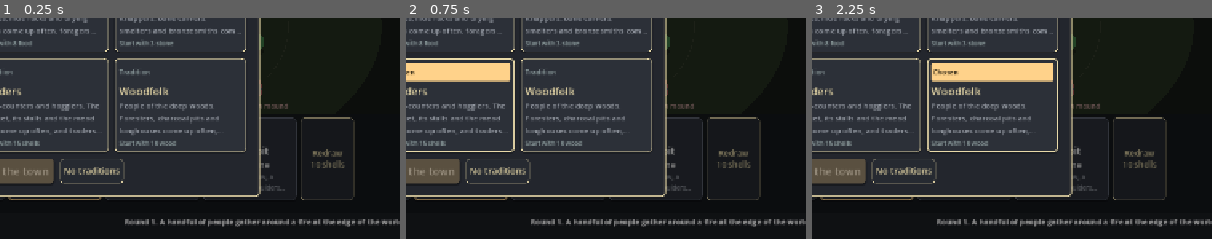
Above: before the commit, frames 1-3 (left to right).
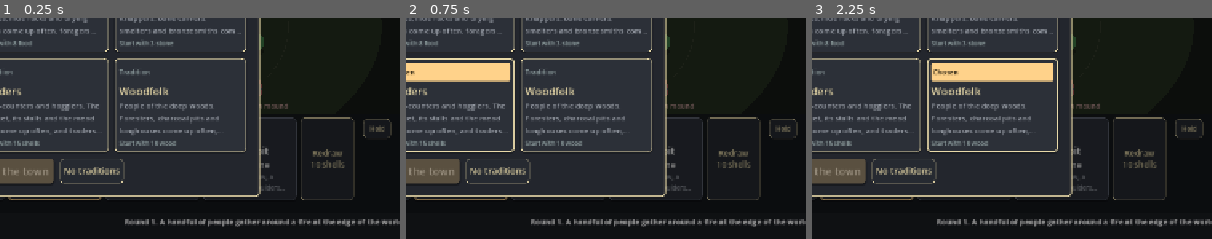
Above: after the commit, the same moments.

Repository: carltonbonks/YourEarthKeepsTurning-CityBuilder
Game: Godot game, scene res://game/main.tscn
The game is run twice, just before and just after one commit, with the same random seed, the same clock (stepped at 60 frames per second) and the same inputs.
Inputs (mouse positions are % of the whole screen's width and height, from its top left):
- Up to frame 1 (0.25 s): no input
- Up to frame 2 (0.75 s): click (43, 71) at 0.5 s, where only the run after the commit has a clickable "Hold"
- Up to frame 3 (2.25 s): click (55, 71) at 1.25 s, where only the run after the commit has a clickable "Hold"; click (67, 71) at 2 s, where only the run after the commit has a clickable "Hold"
The pictures show only the part of the screen within x 45-95%, y 46-96%; the shares and areas given below are measured in that part.

The runs differ from the first frame. In frame 1, 0.2% of the frame differs, in the area x 90-98%, y 45-55%; in frame 2, 0.2%; in frame 3, 0.2%.

Commit message:
Hold a card: keep one building card for the next round's hand
Co-Authored-By: Claude Opus 5.5 (1M context) <noreply@anthropic.com>
Claude-Session: https://claude.ai/code/session_019ud7TmqtA8sfQNrAs3XUv6

Diff:
--- a/game/build_hand_view.gd
+++ b/game/build_hand_view.gd
@@ -114,9 +114,25 @@
 	btn.disabled = not run.hand.can_order(type)
 	UiKit.fade_if_disabled(btn, _why_not(blocked, def["cost"]))
 	btn.pressed.connect(_act.bind(run.hand.order.bind(type)))
+	if kind == "card":
+		_hold_toggle(btn, type)
 	btn.mouse_entered.connect(func() -> void: previewing.emit(type))
 	btn.mouse_exited.connect(func() -> void: previewing.emit(""))
 	return btn
+
+
+## A small Hold button in a dealt card's corner: keeps the card for the next round's hand.
+func _hold_toggle(card: Button, type: String) -> void:
+	var held := run.hand.held == type
+	var toggle := UiKit.primary(Button.new(), 10) if held else UiKit.secondary(Button.new(), 10)
+	toggle.text = "Held" if held else "Hold"
+	toggle.tooltip_text = "Held: this card comes back in next round's hand." if held \
+		else "Keep this card for next round's hand (one card at a time, free)."
+	toggle.set_anchors_and_offsets_preset(Control.PRESET_TOP_RIGHT)
+	toggle.position = Vector2(card.custom_minimum_size.x - 44, 2)
+	toggle.custom_minimum_size = Vector2(40, 18)
+	toggle.pressed.connect(_act.bind(run.hand.hold.bind(type)))
+	card.add_child(toggle)
 
 
 ## Later-age cards beside the buildings: tool sets (a lasting upgrade for one townsfolk group, once
--- a/sim/autoplayer.gd
+++ b/sim/autoplayer.gd
@@ -61,6 +61,24 @@
 	if int(run.stock["shells"]) >= redraw_above and run.hand.can_redraw():
 		run.hand.redraw()
 		_build_pass(run)
+	_hold_card(run)
+
+
+## Holds the dearest card it couldn't pay for, so it comes back next round.
+func _hold_card(run: RunState) -> void:
+	var best := ""
+	var best_cost := 0
+	for card: Dictionary in run.hand.cards:
+		var type: String = card["building"]
+		var cost: Dictionary = run.content.buildings[type]["cost"]
+		var total := 0
+		for good: String in cost:
+			total += int(cost[good])
+		if not run.can_afford(cost) and total > best_cost:
+			best = type
+			best_cost = total
+	if best != "" and run.hand.held != best:
+		run.hand.hold(best)
 
 
 ## Orders a building if a card for it is in hand.
--- a/sim/build_hand.gd
+++ b/sim/build_hand.gd
@@ -13,6 +13,8 @@
 var milestone := {}
 ## Redraws used this round.
 var redraws := 0
+## A card held over to the next round's hand (like freezing the shop in Hearthstone Battlegrounds), or "".
+var held := ""
 
 
 func _init(run_state: RunState) -> void:
@@ -22,7 +24,25 @@
 ## Deals a fresh hand for the round (called as the build phase begins).
 func deal() -> void:
 	redraws = 0
+	var kept := held
+	held = ""
 	_fill(SeededRng.stream(run.run_seed, "build_cards", run.round_number * 10))
+	# A held card comes back on top of the new hand, as long as it can still go up.
+	if kept != "" and eligible(kept) and not cards.any(func(c: Dictionary) -> bool: return c["building"] == kept):
+		cards.append({"building": kept, "need": need(kept), "held": true})
+
+
+## Holds a card in hand over to the next round (one at a time; holding it again lets it go). Free.
+func can_hold(type: String) -> bool:
+	return run.phase == RunState.Phase.BUILD and cards.any(func(c: Dictionary) -> bool: return c["building"] == type)
+
+
+func hold(type: String) -> bool:
+	if not can_hold(type):
+		return false
+	held = "" if held == type else type
+	run.record.note_action({"kind": "hold", "building": type, "held": held == type})
+	return true
 
 
 ## Deals new cards in place of the unused ones, once a round, for shells.
@@ -38,6 +58,9 @@
 	redraws += 1
 	var before := cards.map(func(c: Dictionary) -> String: return c["building"])
 	_fill(SeededRng.stream(run.run_seed, "build_cards", run.round_number * 10 + redraws), before)
+	# A redraw never takes away the held card.
+	if held != "" and not cards.any(func(c: Dictionary) -> bool: return c["building"] == held):
+		cards.append({"building": held, "need": need(held)})
 	run.record.note_action({"kind": "redraw", "cost": redraw_cost()})
 	run.record.note_list("build_hands", {"cards": labels()})
 	return true
@@ -74,6 +97,8 @@
 		return false
 	if run.content.buildings[type].get("basic", false):
 		return true
+	if held == type:
+		held = ""
 	if milestone.get("building", "") == type:
 		milestone = {}
 	else:
--- /dev/null
+++ b/tests/test_hold.gd
@@ -0,0 +1,67 @@
+extends TestCase
+## Holding a building card keeps it for the next round's hand.
+
+
+func _run() -> RunState:
+	var run := RunState.new(Content.load_default(), 4821)
+	run.choose_traditions([])
+	return run
+
+
+func test_a_held_card_comes_back_next_round() -> void:
+	var run := _run()
+	var type: String = run.hand.cards[0]["building"]
+	check(run.hand.hold(type), "a card in hand can be held")
+	check_eq(run.hand.held, type, "it is held")
+	run.round_number += 1
+	run.hand.deal()
+	check(run.hand.cards.any(func(c: Dictionary) -> bool: return c["building"] == type), "it is in the next hand")
+	check_eq(run.hand.held, "", "and no longer held")
+
+
+func test_holding_again_lets_go() -> void:
+	var run := _run()
+	var type: String = run.hand.cards[0]["building"]
+	run.hand.hold(type)
+	run.hand.hold(type)
+	check_eq(run.hand.held, "", "holding twice lets the card go")
+
+
+func test_one_card_at_a_time() -> void:
+	var run := _run()
+	var a: String = run.hand.cards[0]["building"]
+	var b: String = run.hand.cards[1]["building"]
+	run.hand.hold(a)
+	run.hand.hold(b)
+	check_eq(run.hand.held, b, "holding another card swaps the hold")
+
+
+func test_ordering_a_held_card_clears_the_hold() -> void:
+	var run := _run()
+	run.stock["wood"] = 999
+	run.stock["stone"] = 999
+	run.stock["shells"] = 999
+	var type := ""
+	for c: Dictionary in run.hand.cards:
+		if run.hand.can_order(c["building"]):
+			type = c["building"]
+			break
+	if type == "":
+		return
+	run.hand.hold(type)
+	check(run.hand.order(type), "the held card can still be ordered")
+	check_eq(run.hand.held, "", "and is no longer held")
+
+
+func test_redraw_keeps_the_held_card() -> void:
+	var run := _run()
+	run.stock["shells"] = 999
+	var type: String = run.hand.cards[0]["building"]
+	run.hand.hold(type)
+	run.hand.redraw()
+	check(run.hand.cards.any(func(c: Dictionary) -> bool: return c["building"] == type), "a redraw keeps the held card")
+
+
+func test_cards_not_in_hand_cannot_be_held() -> void:
+	var run := _run()
+	check(not run.hand.hold("stone_keep"), "only a card in hand can be held")
